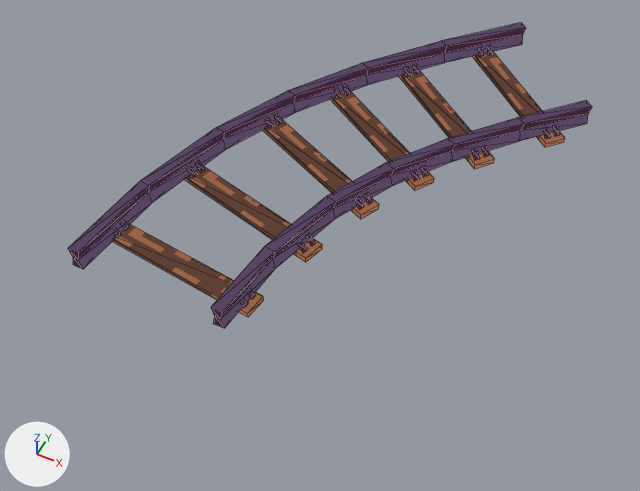
The glTF model res/trains/track_curve.glb as it was, and as the next commit left it.
Camera for both pictures: a camera (50 mm lens) standing at (3.88, -6.53, 6.76) and looking at (0.67, -0.11, -1.27). Arrows for +X, +Y and +Z are at lower left; the lights stay in place. Mesh edges are drawn as thin lines. Vertices at the same position are counted once.

Objects in the first picture: 'track_curve'.
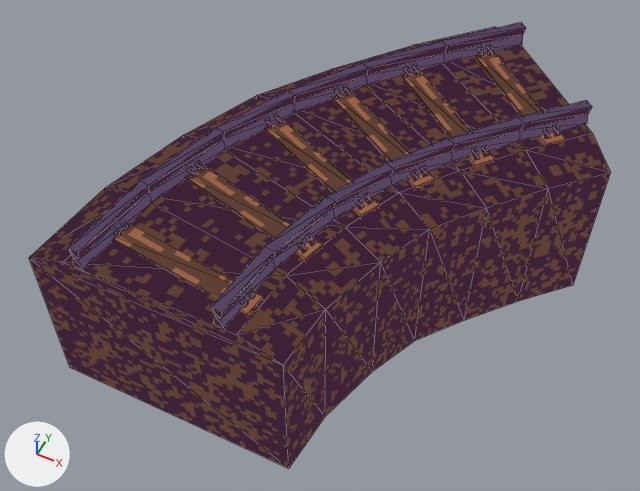
Boxes (x1, y1, x2, y2) around the edits, measured in the pictures (640 x 491 px):
'track_curve', reshaped (11% wider, 46% taller)
    before: (68, 23, 592, 328)
    after: (29, 23, 611, 468)
part 1 of me_cube_012, added (purple)
    after: (29, 27, 611, 468)

Edits to the bpy script that builds the scene:
```text
Change me_cube_012:
    used by ob_track_curve; location = (0.0, 0.0, 0.0)
    remove me_cube_012.from_pydata(...)  # 324 vertices, 316 faces; spans x -1.01..3.11, y -2.5..3.12, z 0.0..0.31
    add me_cube_012.from_pydata(...)  # 366 vertices, 384 faces; spans x -1.48..3.55, y -2.5..3.54, z -2.15..0.31
    me_cube_012 part 1: a new loose piece of 42 vertices spanning x -1.48..3.55, y -2.5..3.54, z -2.15..0.04, in mat_track
```
